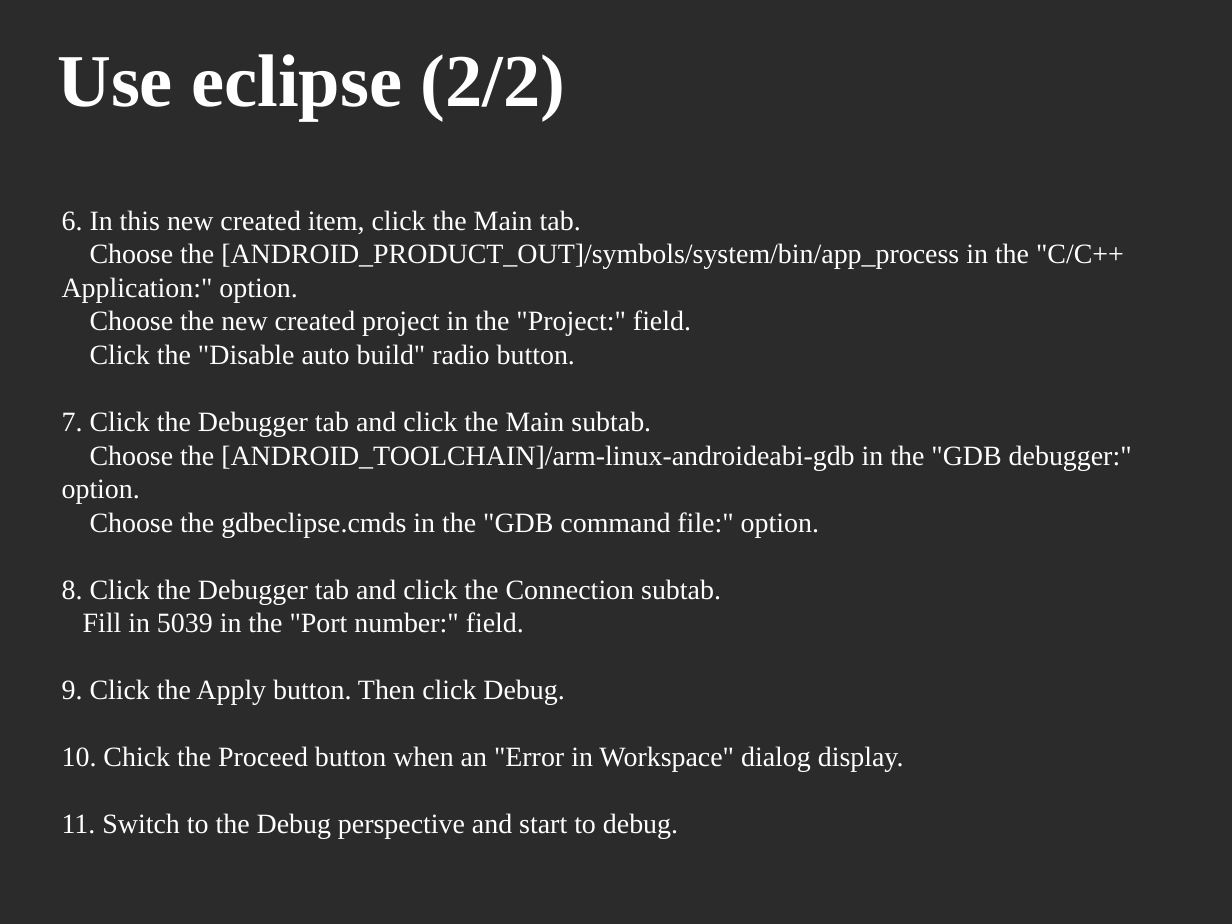
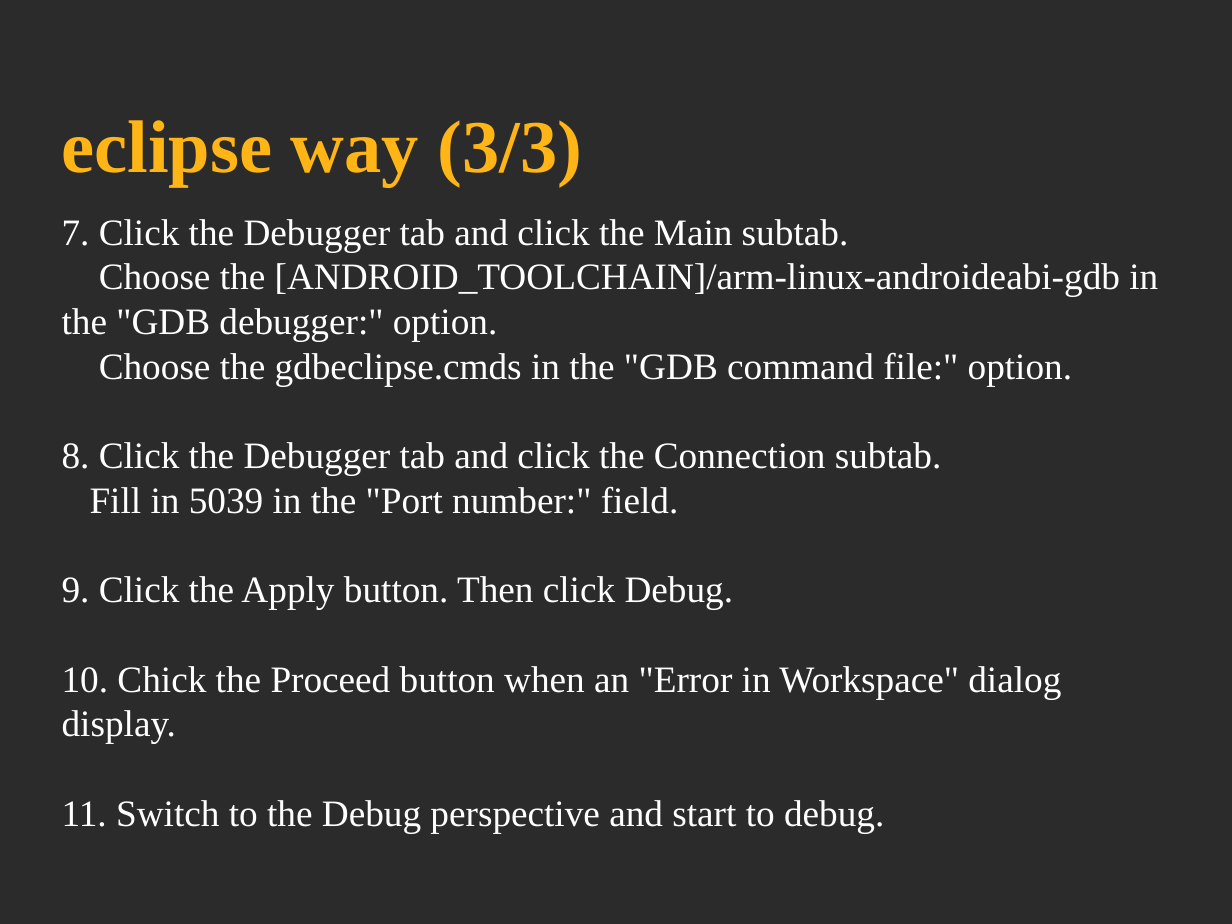
Before and after one commit to tsaicw/android_native_coding, a slide deck: slide 11 of debug_native_code_by_gdb.odp (slide 8 before the commit). Drawn at 1232x924 pixels with LibreOffice and Linux fonts; fonts in the diff are those of the drawing; background and template pictures are left out; a plain dark background stands for a picture behind light text. Boxes give left, top, right and bottom in pixels: in the first picture for what was removed or moved away, otherwise in the second. Text is boxed around its words. In the diff, an @@ line names an element or a change of style, - is before the commit and + after.

Commit message:
Modify the theme and font size of the presentation.

```diff
--- a/debug_native_code_by_gdb.odp
+++ b/debug_native_code_by_gdb.odp
@@ title removed at [57, 54, 566, 121] @@
-Use eclipse (2/2)
@@ title added at [62, 120, 583, 187], 48 pt, text #FFB515, bold @@
+eclipse way (3/3)
@@ subtitle "7. Click the Debugger tab ..." at [62, 219, 1158, 833]: size 18 to 24 pt @@
@@ subtitle at [62, 210, 1124, 365]: paragraphs removed @@
-6. In this new created item, click the Main tab.
-Choose the [ANDROID_PRODUCT_OUT]/symbols/system/bin/app_process in the "C/C++ Application:" option.
-Choose the new created project in the "Project:" field.
-Click the "Disable auto build" radio button.
```
Also in this commit, not shown: 7 other slides changed, 3 slides added.
